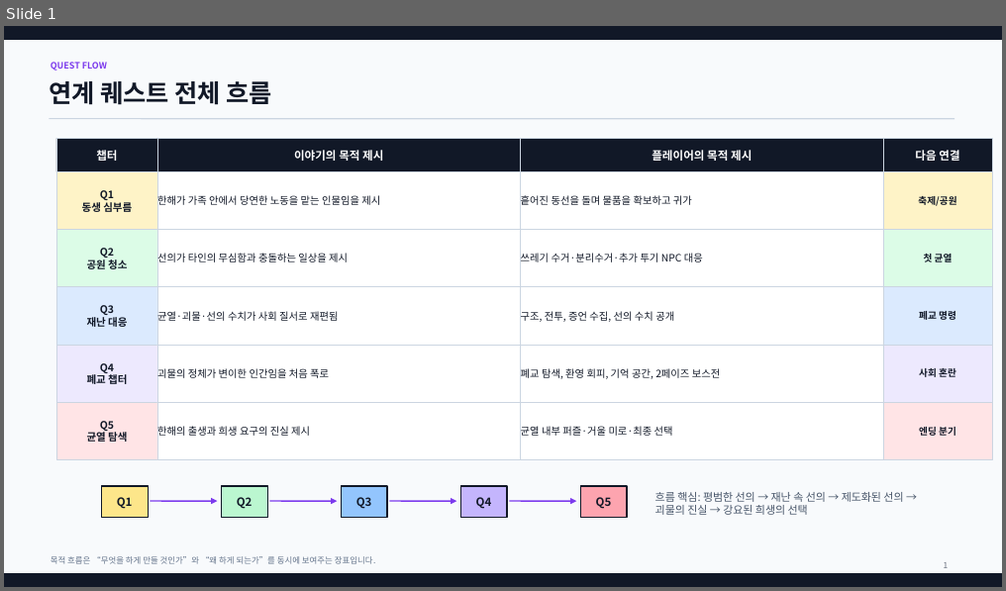
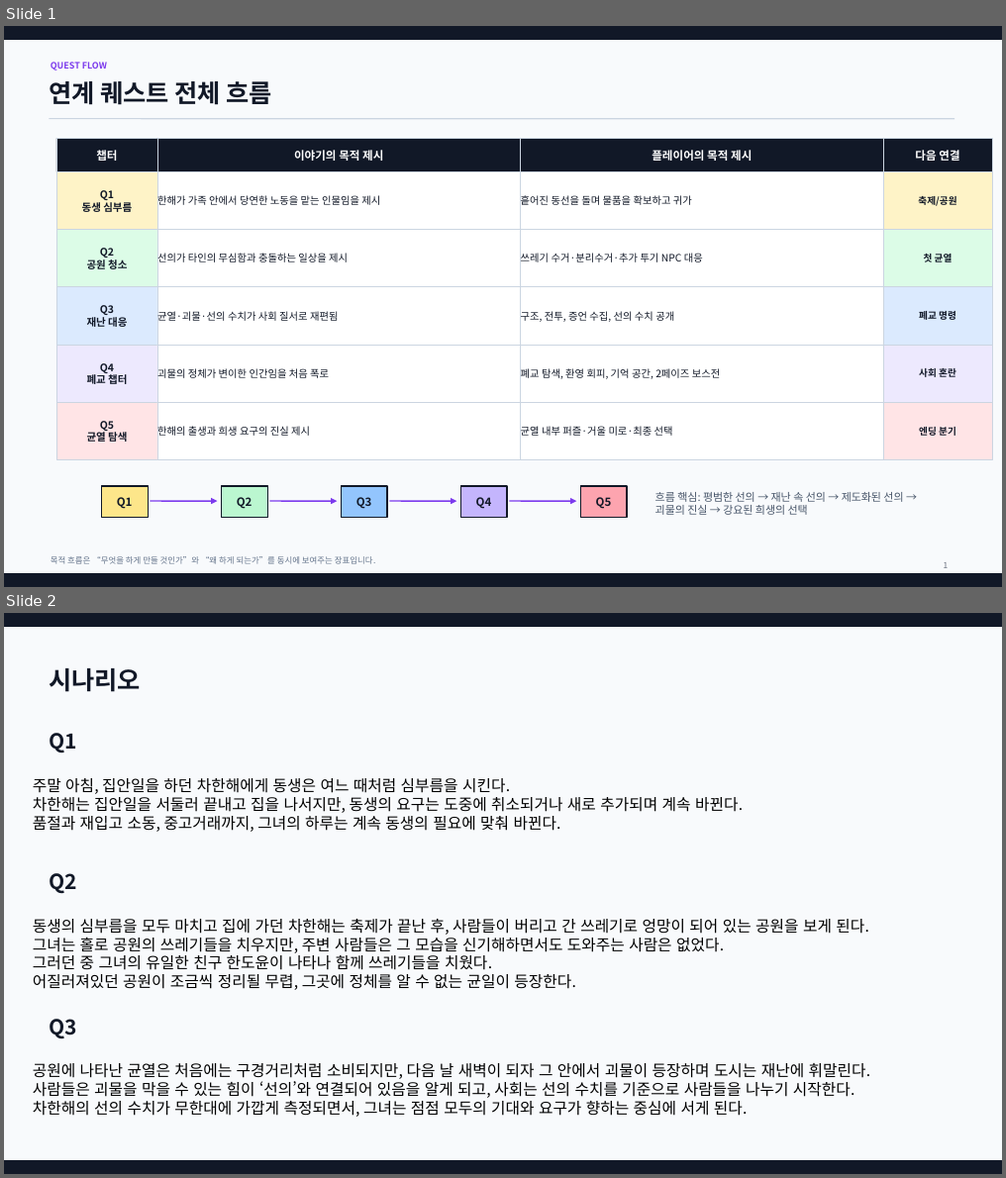
Before and after one commit to ysooj/Gihoek_6, a slide deck: [과제] 연계 퀘스트 문서.pptx. Shown one above the other, each under a label of ours: slide 1 before the commit, slides 1 and 2 after it. The pictures are 1006x591 and 1006x1178 pixels, drawn with LibreOffice and Linux fonts; fonts in the diff are those of the drawing. Boxes give left, top, right and bottom in pixels: in the first picture for what was removed or moved away, otherwise in the second. Text is boxed around its words. In the diff, an @@ line names an element or a change of style, - is before the commit and + after.

```diff
--- a/[과제] 연계 퀘스트 문서.pptx
+++ b/[과제] 연계 퀘스트 문서.pptx
@@ slide 2 added at (x1=4, y1=613, x2=1002, y2=1174), background #F8FAFC; not listed: 2 template elements that a slide beside it also shows @@
@@ text added at (x1=49, y1=668, x2=141, y2=692), 24 pt, text #111827, bold @@
+시나리오
@@ text added at (x1=49, y1=733, x2=77, y2=754), 20 pt, text #111827, bold @@
+Q1
@@ text added at (x1=33, y1=778, x2=743, y2=832), 15 pt, text #000000 @@
+주말 아침, 집안일을 하던 차한해에게 동생은 여느 때처럼 심부름을 시킨다.
+차한해는 집안일을 서둘러 끝내고 집을 나서지만, 동생의 요구는 도중에 취소되거나 새로 추가되며 계속 바뀐다.
+품절과 재입고 소동, 중고거래까지, 그녀의 하루는 계속 동생의 필요에 맞춰 바뀐다.
@@ text added at (x1=49, y1=873, x2=77, y2=894), 20 pt, text #111827, bold @@
+Q2
@@ text added at (x1=33, y1=919, x2=869, y2=990), 15 pt, text #000000 @@
+동생의 심부름을 모두 마치고 집에 가던 차한해는 축제가 끝난 후, 사람들이 버리고 간 쓰레기로 엉망이 되어 있는 공원을 보게 된다.
+그녀는 홀로 공원의 쓰레기들을 치우지만, 주변 사람들은 그 모습을 신기해하면서도 도와주는 사람은 없었다.
+그러던 중 그녀의 유일한 친구 한도윤이 나타나 함께 쓰레기들을 치웠다.
+어질러져있던 공원이 조금씩 정리될 무렵, 그곳에 정체를 알 수 없는 균일이 등장한다.
@@ text added at (x1=49, y1=1019, x2=77, y2=1040), 20 pt, text #111827, bold @@
+Q3
@@ text added at (x1=33, y1=1063, x2=871, y2=1117), 15 pt, text #000000 @@
+공원에 나타난 균열은 처음에는 구경거리처럼 소비되지만, 다음 날 새벽이 되자 그 안에서 괴물이 등장하며 도시는 재난에 휘말린다.
+사람들은 괴물을 막을 수 있는 힘이 ‘선의’와 연결되어 있음을 알게 되고, 사회는 선의 수치를 기준으로 사람들을 나누기 시작한다.
+차한해의 선의 수치가 무한대에 가깝게 측정되면서, 그녀는 점점 모두의 기대와 요구가 향하는 중심에 서게 된다.
```
Also in this commit, not shown: 2 other slides added, 3 other files.
